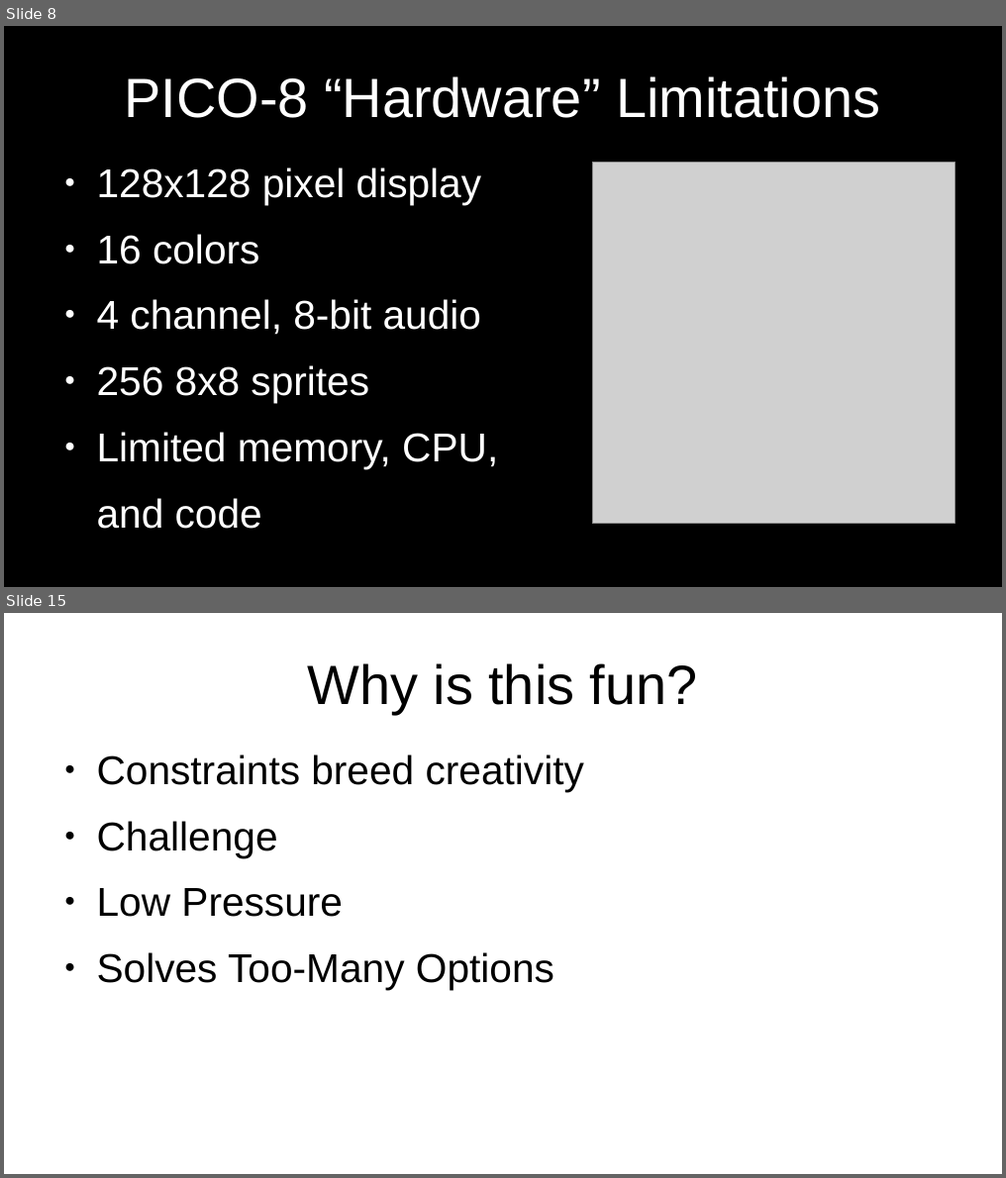
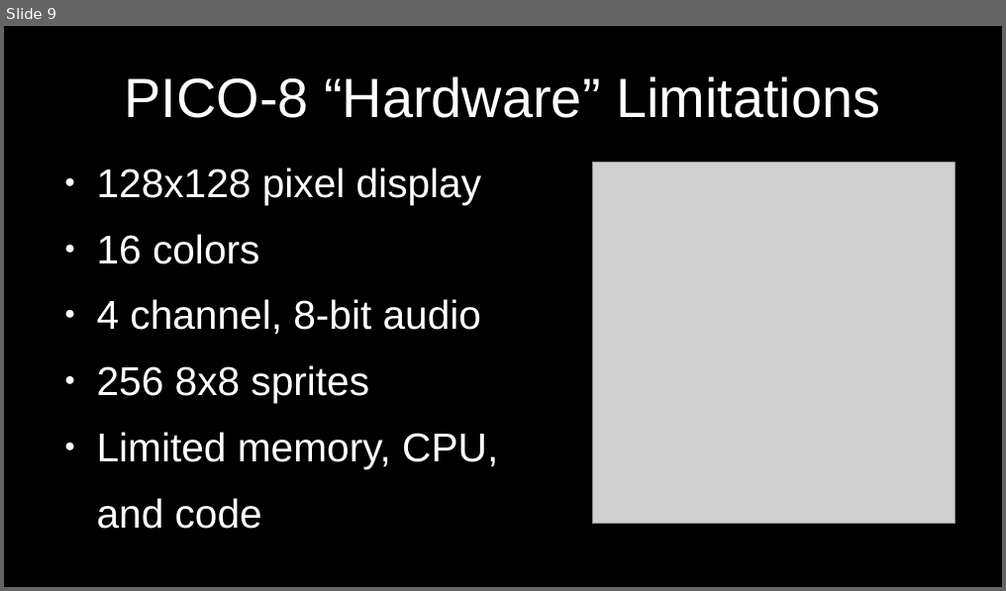
Before and after one commit to MiniMechMedia/pico8-games, a slide deck: carts/graphics-with-pico8/presentation/Graphics-With-PICO-8.odp. Shown one above the other, each under a label of ours: slides 8 and 15 before the commit, slide 9 after it; the slides between them are not shown. The pictures are 1006x1178 and 1006x591 pixels, drawn with LibreOffice and Linux fonts; fonts in the diff are those of the drawing; grey boxes stand for pictures. Boxes give left, top, right and bottom in pixels: in the first picture for what was removed or moved away, otherwise in the second. Text is boxed around its words. In the diff, an @@ line names an element or a change of style, - is before the commit and + after.

```diff
--- a/carts/graphics-with-pico8/presentation/Graphics-With-PICO-8.odp
+++ b/carts/graphics-with-pico8/presentation/Graphics-With-PICO-8.odp
@@ slide 15 removed at (4, 613, 1002, 1174), background #FFFFFF @@
@@ title removed at (307, 663, 698, 714) @@
-Why is this fun?
@@ text removed at (97, 755, 584, 990) @@
-● Constraints breed creativity
-● Challenge
-● Low Pressure
-● Solves Too-Many Options
@@ what was slide 8 is now slide 9 @@
```
Also in this commit, not shown: 1 slide changed, 3 slides added, 6 other slides removed, 1 other file.
